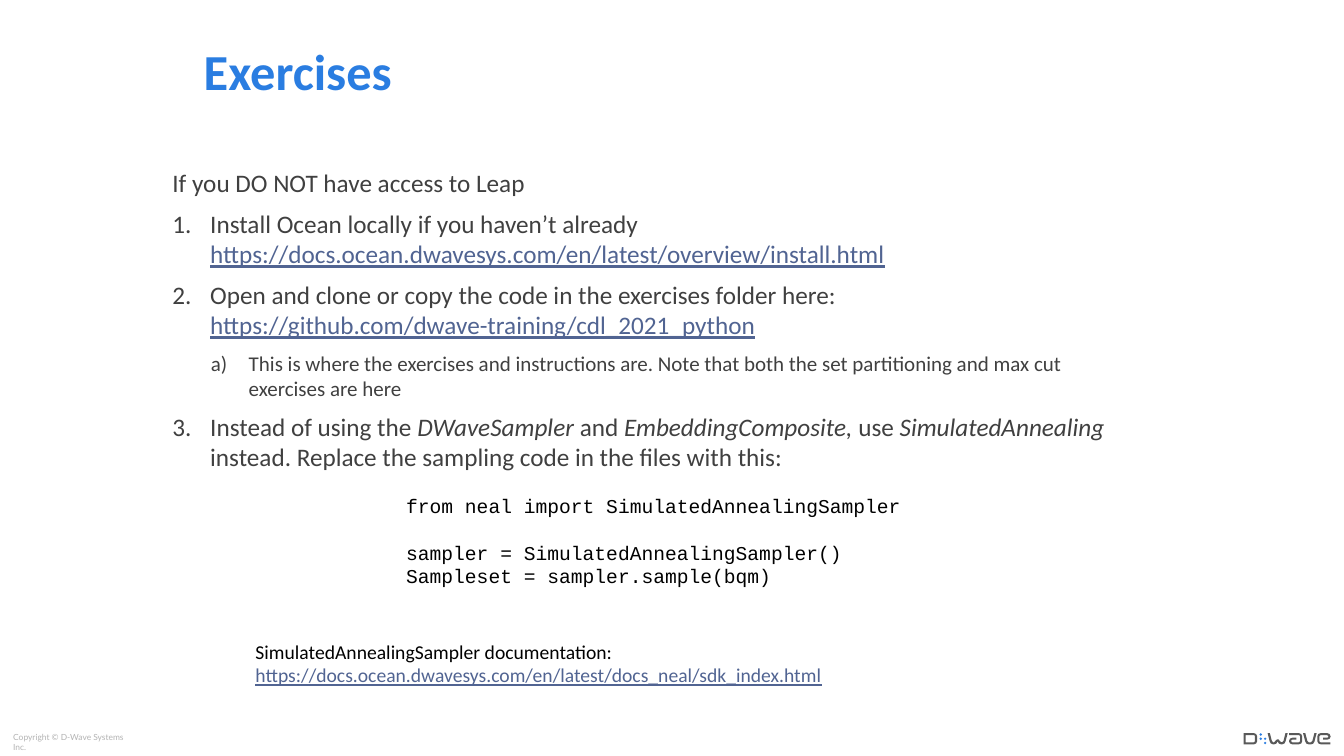
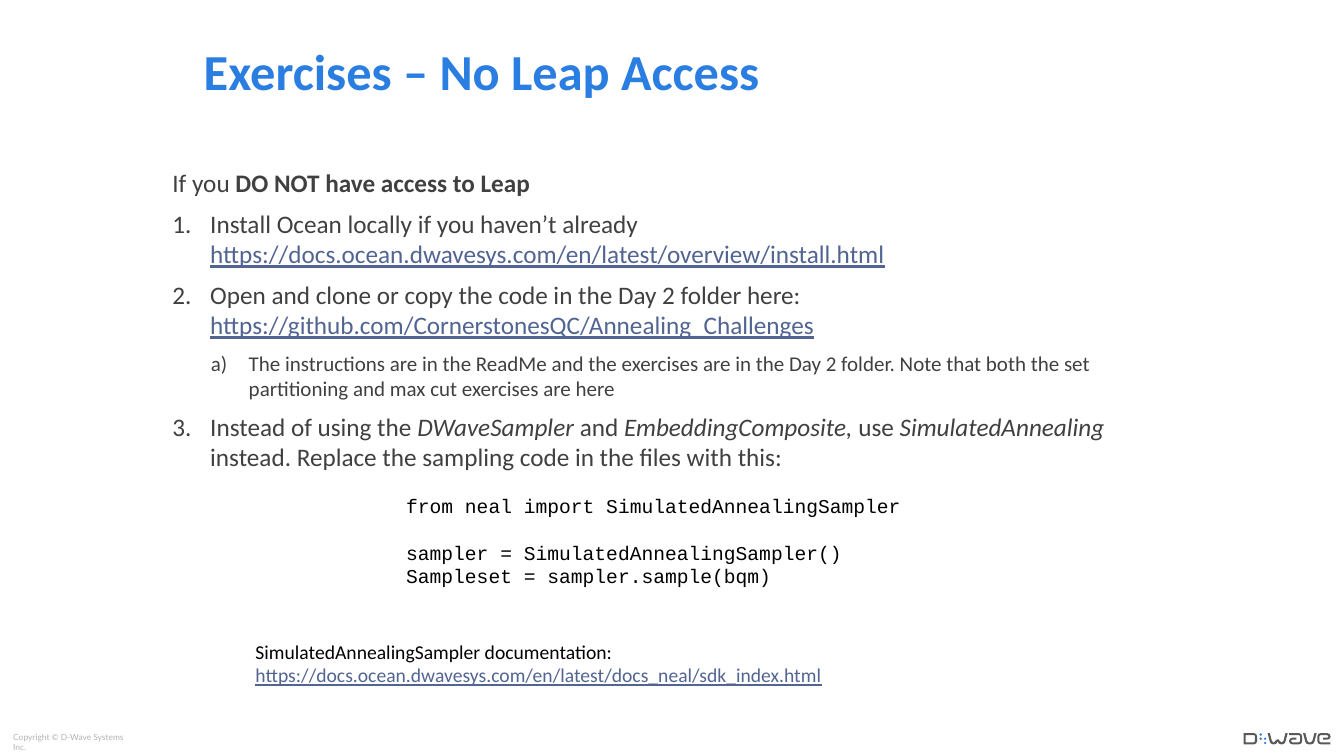
Before and after one commit to CornerstonesQC/Annealing_Challenges, a slide deck: slide 5 of Day2/Exercise_2_Programming.pptx. Drawn at 1344x756 pixels with LibreOffice and Linux fonts; fonts in the diff are those of the drawing; background and template pictures are left out. Boxes give left, top, right and bottom in pixels: in the first picture for what was removed or moved away, otherwise in the second. Text is boxed around its words. In the diff, an @@ line names an element or a change of style, - is before the commit and + after.

Commit message:
Updated exercise instructions

```diff
--- a/Day2/Exercise_2_Programming.pptx
+++ b/Day2/Exercise_2_Programming.pptx
@@ title at bbox=[204, 54, 759, 98]: text changed @@
-Exercises
+Exercises – No Leap Access
@@ text at bbox=[172, 174, 530, 196]: bold on in "DO NOT have access to Leap" @@
@@ text at bbox=[210, 286, 1090, 400]: text changed; size 18 to 15 pt @@
-2. Open and clone or copy the code in the exercises folder here:
-   https://github.com/dwave-training/cdl_2021_python
-  a) This is where the exercises and instructions are. Note that both the set partitioning and max cut exercises are here
+2. Open and clone or copy the code in the Day 2 folder here:
+   https://github.com/CornerstonesQC/Annealing_Challenges
+  a) The instructions are in the ReadMe and the exercises are in the Day 2 folder. Note that both the set partitioning and max cut exercises are here
```
Also in this commit, not shown: 1 other slide changed, 2 other files.
